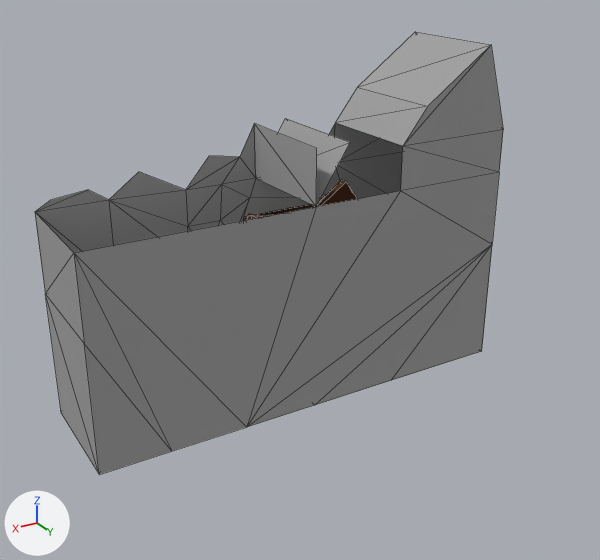
One commit to the FBX model Assets/Resources/101_DevelopPJHScene/8_Models/out/home1/home1@out_close_s.FBX: the scene before it, then after it.
Before and after are seen from a 50 mm camera at (1.317, 1.627, 1.395) aimed at (0.146, -0.325, 0.419). Arrows for +X, +Y and +Z are at lower left; the lights stay in place. Mesh edges are drawn as thin lines. Where no turn or scale is listed for an object, it has been applied to the vertices.

The scene before the commit, as lines of its bpy script (objects in view):
```python
me_mesh = bpy.data.meshes.new('Mesh')
me_mesh.from_pydata(...)  # 99 vertices, 144 faces; spans x -0.697..0.697, y -0.569..-0.152, z 0.0..1.06
# faces by material slot: [54, 7, 83]
me_mesh.materials.append(mat_01___default)  # brown #552a00
me_mesh.materials.append(mat_04___default)  # white #cfebef
me_mesh.materials.append(mat_03___default)  # grey #9f9f9f
me_mesh_002 = bpy.data.meshes.new('Mesh.002')
me_mesh_002.from_pydata(...)  # 12 vertices, 10 faces; spans x -0.697..0.697, y -0.152, z 0.0..0.654
me_mesh_002.materials.append(mat_03___default)  # grey #9f9f9f
ob_box001 = bpy.data.objects.new('Box001', me_mesh)
ob_box001.location = (0.117, -0.13, 0.0)
ob_object002 = bpy.data.objects.new('Object002', me_mesh_002)
ob_object002.location = (0.117, -0.13, 0.0)
```
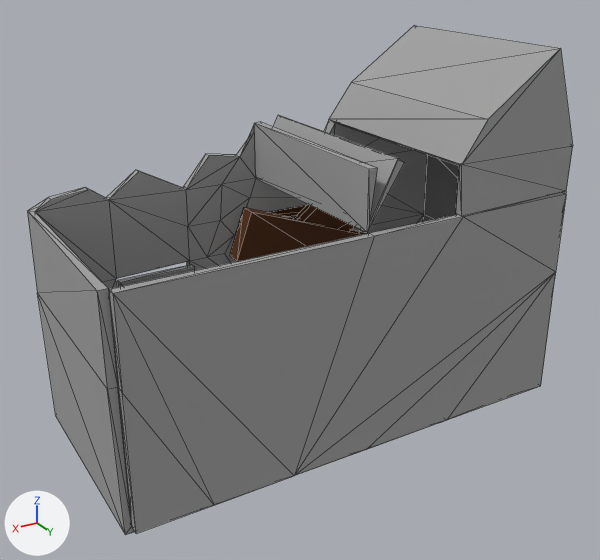
Changed parts and their boxes (x1, y1, x2, y2) in the pictures (600 x 560 px):
'Object002', reshaped, moved (8% wider, 12% taller)
    before: (74, 172, 499, 475)
    after: (109, 193, 566, 534)
'Box001', reshaped (17% wider, 16% taller)
    before: (35, 32, 503, 473)
    after: (27, 25, 573, 535)
part 1 of me_mesh_002, added
    after: (109, 193, 566, 534)

Diff of the bpy script that builds the scene:
```diff
--- a/Assets/Resources/101_DevelopPJHScene/8_Models/out/home1/home1@out_close_s.FBX.py
+++ b/Assets/Resources/101_DevelopPJHScene/8_Models/out/home1/home1@out_close_s.FBX.py
@@ me_mesh_002 @@
 # used by ob_object002; location = (0.117, -0.13, 0.0)
-me_mesh_002.from_pydata(...)  # 12 vertices, 10 faces; spans x -0.697..0.697, y -0.152, z 0.0..0.654
+me_mesh_002.from_pydata(...)  # 24 vertices, 44 faces; spans x -0.697..0.697, y -0.152..-0.127, z 0.0..0.654
+# me_mesh_002 part 1
+# 12 new vertices lie (0.0, 0.025, 0.0) away from vertices in x -0.697..0.697, y -0.152, z 0.0..0.654
+# 34 new faces join them
 me_mesh_002.materials.append(mat_03___default)
@@ me_mesh @@
 # used by ob_box001; location = (0.117, -0.13, 0.0)
-me_mesh.from_pydata(...)  # 99 vertices, 144 faces; spans x -0.697..0.697, y -0.569..-0.152, z 0.0..1.06
+me_mesh.from_pydata(...)  # 198 vertices, 384 faces; spans x -0.723..0.723, y -0.592..0.123, z -0.025..1.08
+# me_mesh part 2
+# 15 vertices are removed from x -0.697..0.697, y -0.152, z 0.0..0.827
+# 144 faces are deleted
+# 3 vertices in x -0.697..-0.385, y -0.152, z 0.792..1.06 move by (0.0, 0.25, 0.0)
+# 76 vertices are added at x -0.723..0.723, y -0.592..0.123, z -0.025..1.08
+# 13 new vertices lie (0.0, 0.615, 0.0) away from vertices in x -0.697..0.697, y -0.517, z 0.0..0.827
+# 10 new vertices lie (0.0, -0.025, 0.0) away from vertices in x -0.234..0.648, y -0.517, z 0.405..0.742
+# 7 new vertices lie (0.0, -0.026, 0.0) away from vertices in x -0.281..-0.008, y -0.557, z 0.346..0.462
+# 8 new vertices lie (0.0, 0.055, 0.0) away from vertices in x -0.428..0.117, y -0.513..-0.486, z 0.187..0.619
+# 228 new faces join them, mat_03___default (grey #9f9f9f)
+# 114 new faces join them, mat_01___default (brown #552a00)
+# 42 new faces join them, mat_04___default (white #cfebef)
 me_mesh.materials.append(mat_01___default)
@@ ob_object002 @@
 ob_object002 = bpy.data.objects.new('Object002', me_mesh_002)
-ob_object002.location = (0.117, -0.13, 0.0)
+ob_object002.location = (0.117, 0.126, 0.0)
```
